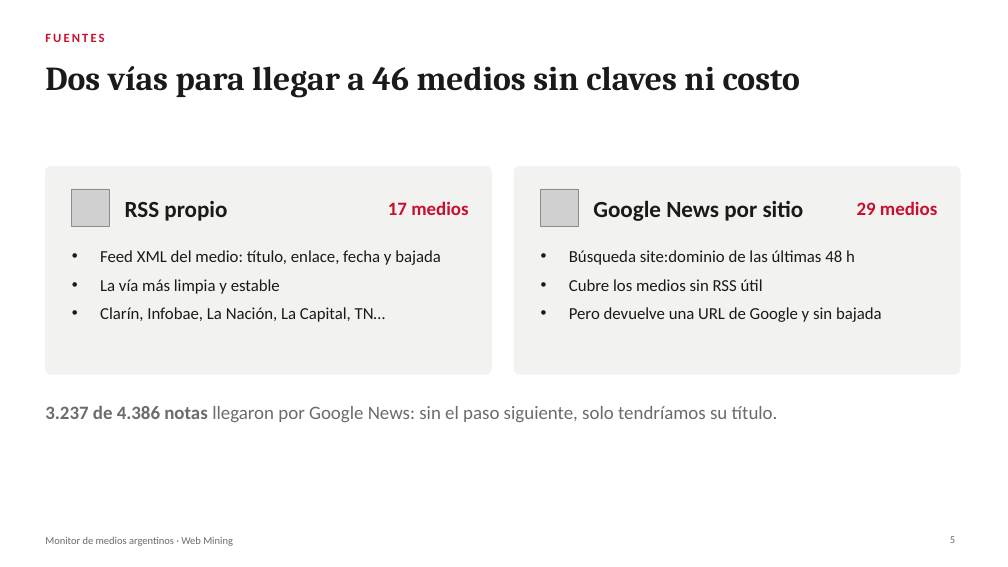
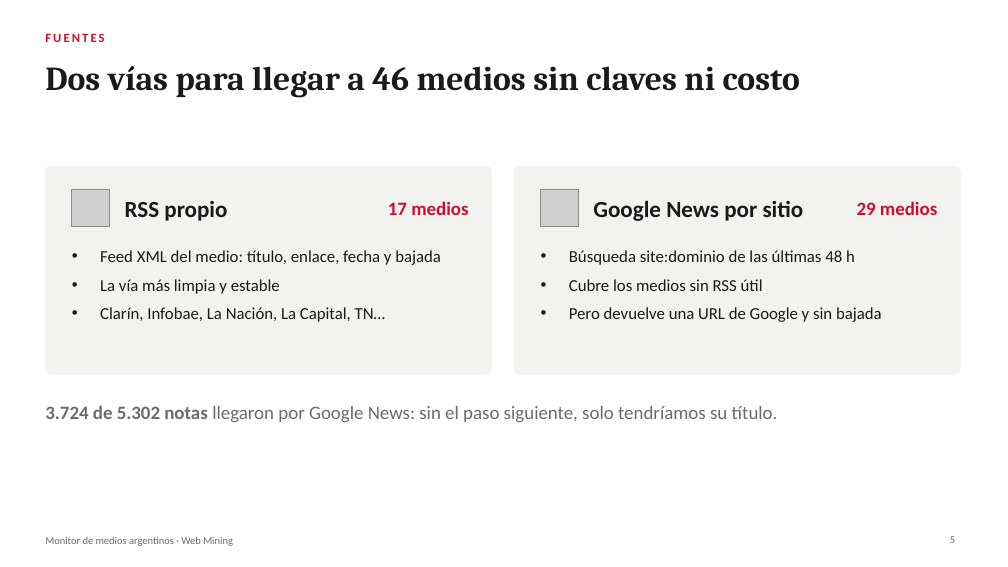
Before and after one commit to miguegarrone-blip/Web-Mining, a slide deck: slide 5 of docs/presentacion-tp.pptx. Drawn at 1008x567 pixels with LibreOffice and Linux fonts; fonts in the diff are those of the drawing; grey boxes stand for pictures. Boxes give left, top, right and bottom in pixels: in the first picture for what was removed or moved away, otherwise in the second. Text is boxed around its words. In the diff, an @@ line names an element or a change of style, - is before the commit and + after.

```diff
--- a/docs/presentacion-tp.pptx
+++ b/docs/presentacion-tp.pptx
@@ text at <box>45,406,778,422</box>: text changed @@
-3.237 de 4.386 notas llegaron por Google News: sin el paso siguiente, solo tendríamos su título.
+3.724 de 5.302 notas llegaron por Google News: sin el paso siguiente, solo tendríamos su título.
```
Also in this commit, not shown: 8 other slides changed, 4 slides added, 12 other files.
